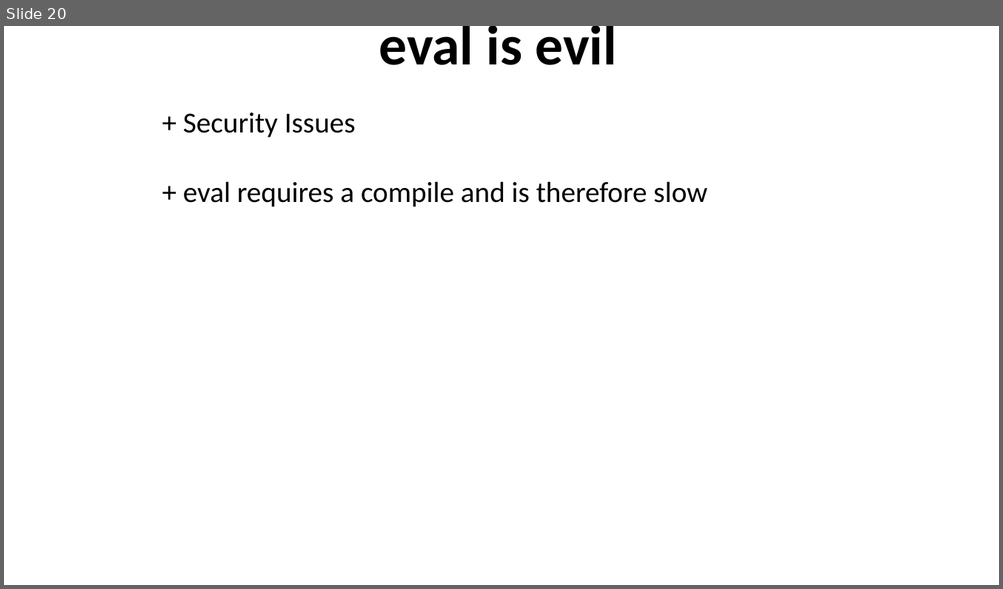
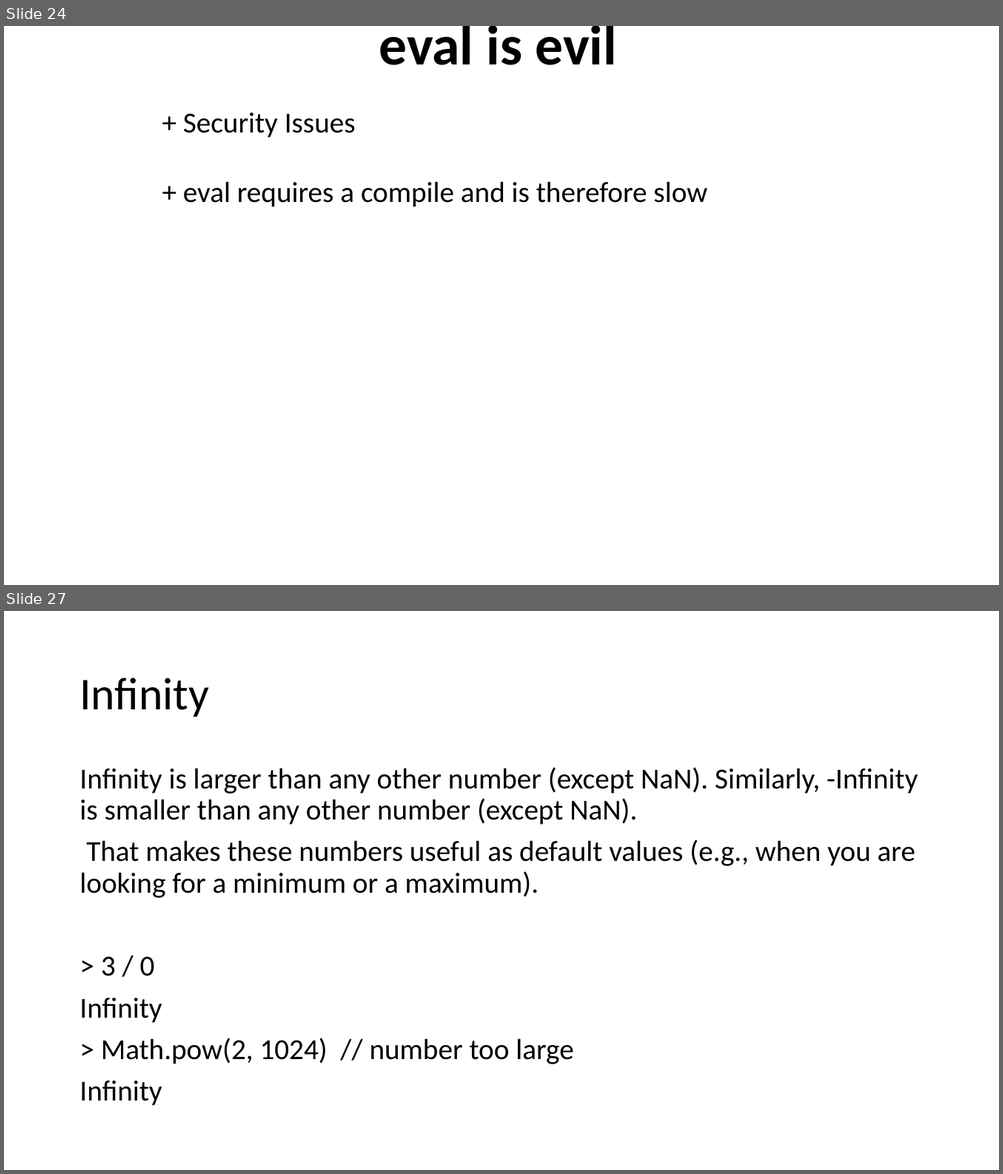
Before and after one commit to dzmitry-varabei/front-end-course, a slide deck: es6/Presentation1.pptx. Shown one above the other, each under a label of ours: slide 20 before the commit, slides 24 and 27 after it; the slides between them are not shown. The pictures are 1003x589 and 1003x1174 pixels, drawn with LibreOffice and Linux fonts; fonts in the diff are those of the drawing. Boxes give left, top, right and bottom in pixels: in the first picture for what was removed or moved away, otherwise in the second. Text is boxed around its words. In the diff, an @@ line names an element or a change of style, - is before the commit and + after.

```diff
--- a/es6/Presentation1.pptx
+++ b/es6/Presentation1.pptx
@@ slide 27 added at box(4, 611, 999, 1170), background #FFFFFF @@
@@ title added at box(79, 678, 209, 717), 44 pt, text #000000 @@
+Infinity
@@ text added at box(79, 767, 917, 1106), 28 pt, text #000000 @@
+Infinity is larger than any other number (except NaN). Similarly, -Infinity is smaller than any other number (except NaN).
+That makes these numbers useful as default values (e.g., when you are looking for a minimum or a maximum).
+> 3 / 0
+Infinity
+> Math.pow(2, 1024) // number too large
+Infinity
@@ what was slide 20 is now slide 24 @@
```
Also in this commit, not shown: 6 other slides added, 6 other files.
